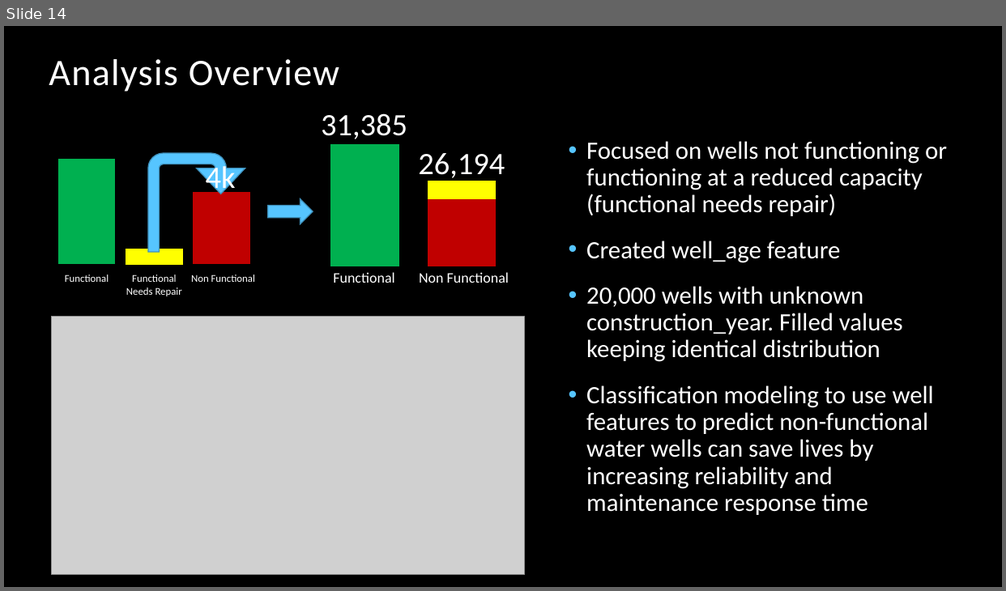
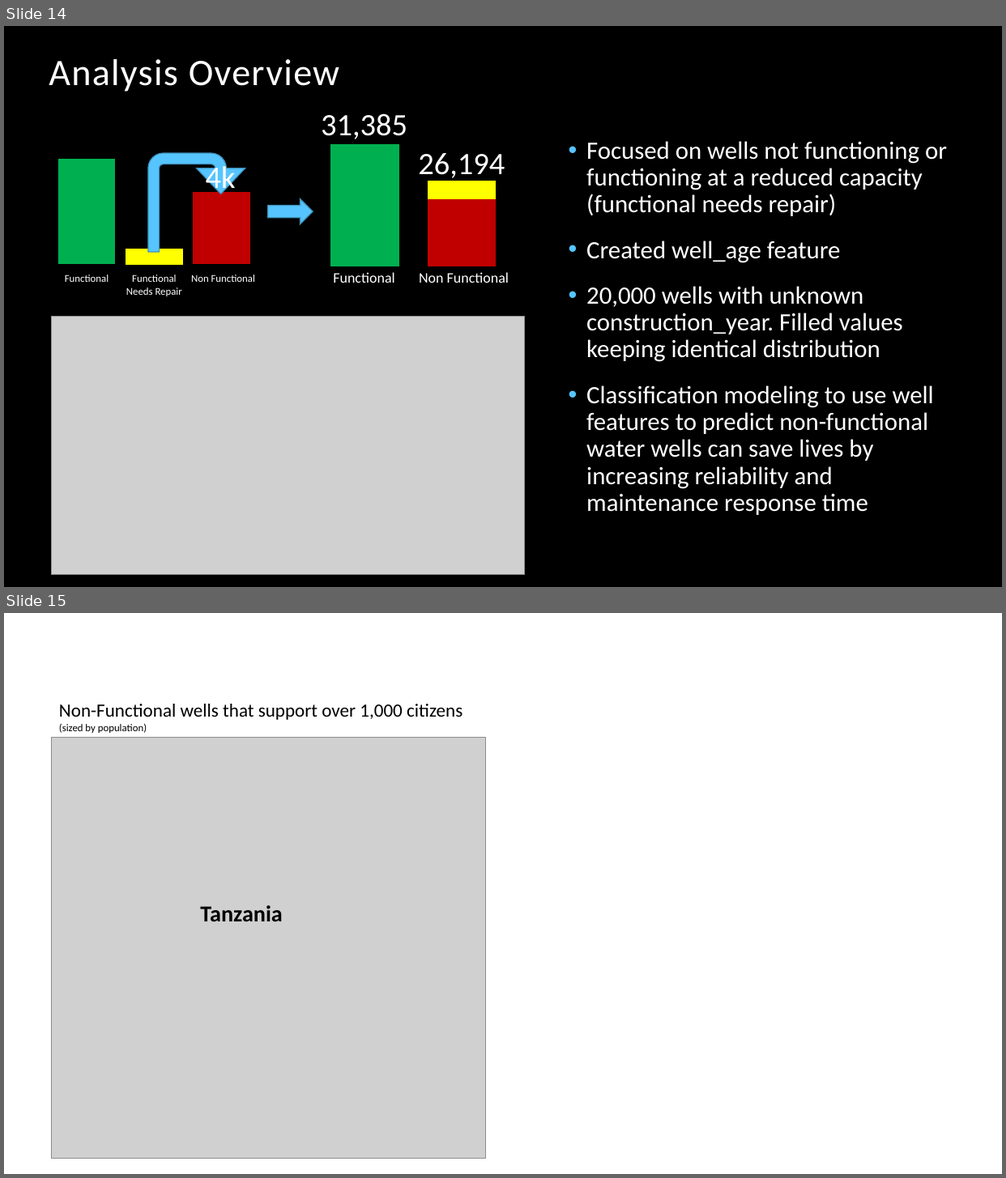
Before and after one commit to bentson1187/phase_3_project, a slide deck: Stakeholder Presentation.pptx. Shown one above the other, each under a label of ours: slide 14 before the commit, slides 14 and 15 after it. The pictures are 1006x591 and 1006x1178 pixels, drawn with LibreOffice and Linux fonts; fonts in the diff are those of the drawing; grey boxes stand for pictures; background and template pictures are left out. Boxes give left, top, right and bottom in pixels: in the first picture for what was removed or moved away, otherwise in the second. Text is boxed around its words. In the diff, an @@ line names an element or a change of style, - is before the commit and + after.

```diff
--- a/Stakeholder Presentation.pptx
+++ b/Stakeholder Presentation.pptx
@@ slide 15 added at (4, 613, 1002, 1174), background #FFFFFF @@
@@ text added at (59, 704, 462, 733), 18 pt, text #000000 @@
+Non-Functional wells that support over 1,000 citizens
+(sized by population)
@@ picture added at (52, 738, 486, 1160) @@
@@ text added at (200, 905, 283, 922), 22 pt, text #000000, bold @@
+Tanzania
```
Also in this commit, not shown: 5 other slides added, 3 other files.
